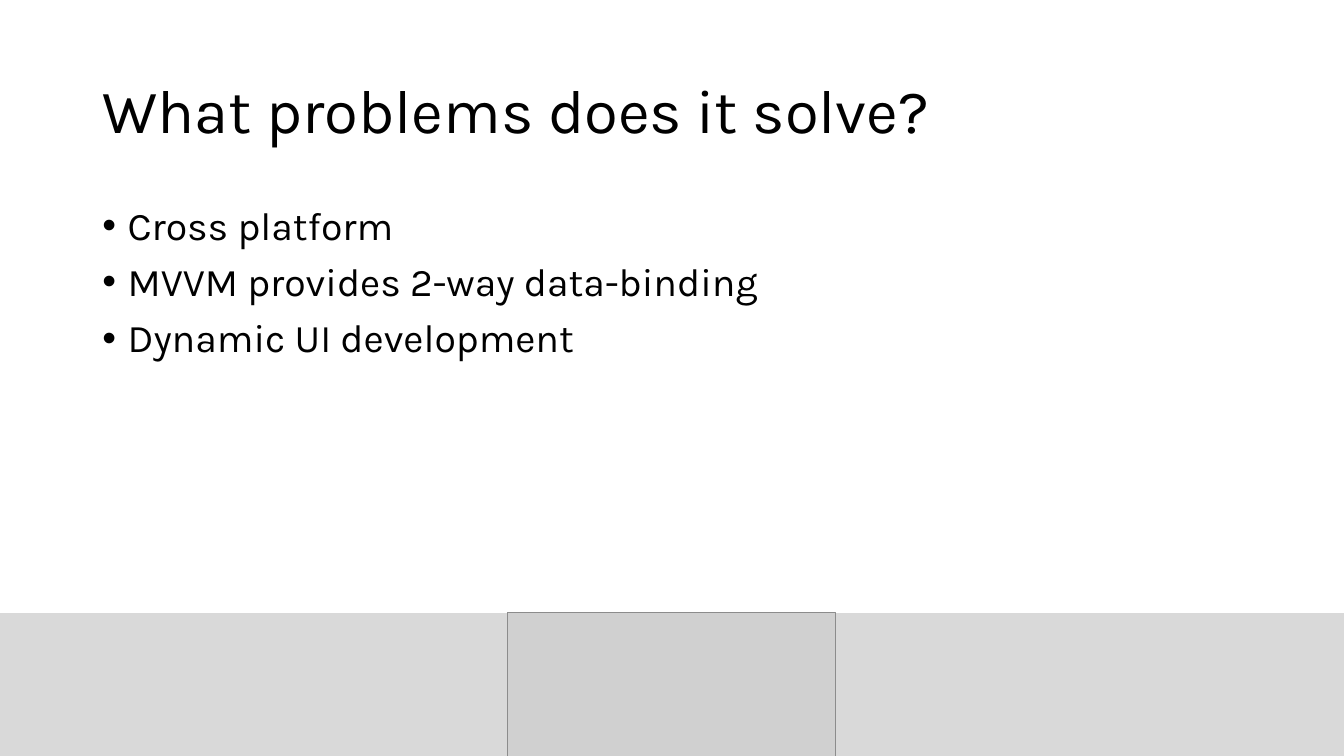
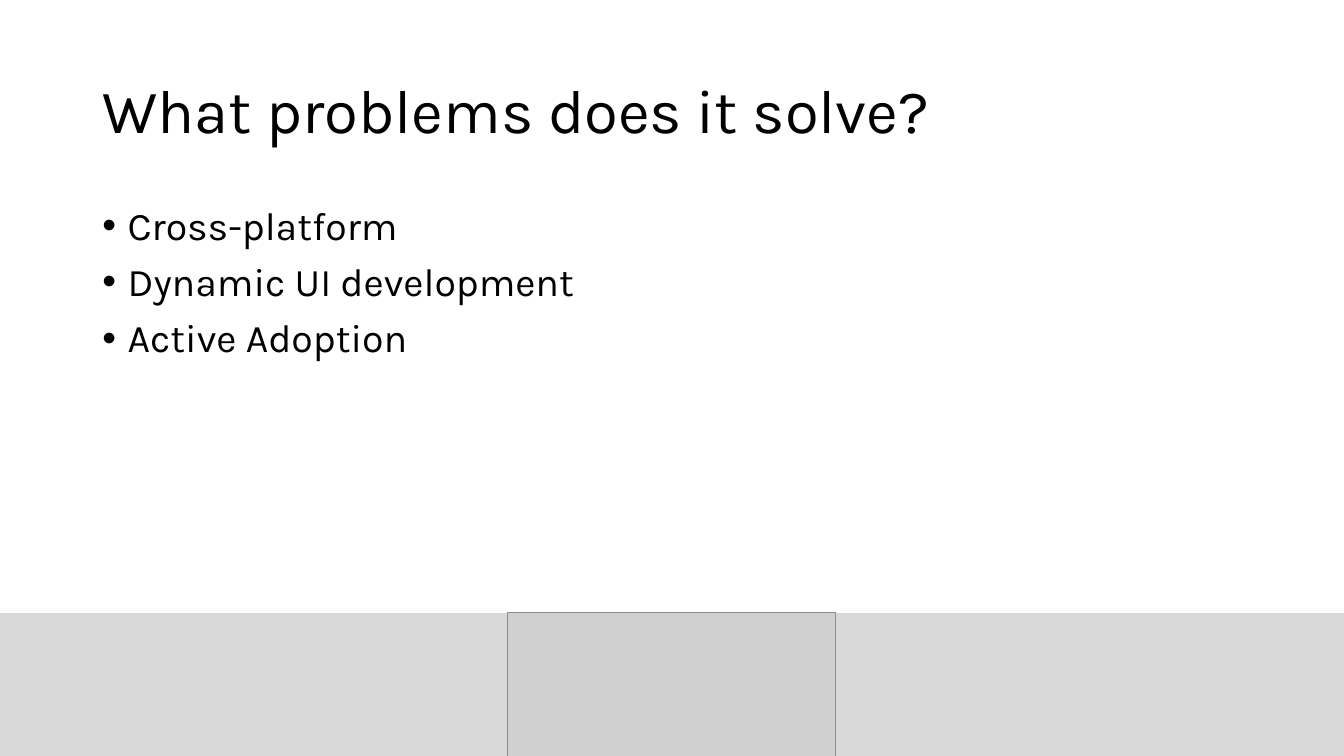
Before and after one commit to sebivenlo/esd-2024-avaloniaui, a slide deck: slide 7 of presentation/AvaloniaUI_presentation_GlennChanges.pptx. Drawn at 1344x756 pixels with LibreOffice and Linux fonts; fonts in the diff are those of the drawing; grey boxes stand for pictures. Boxes give left, top, right and bottom in pixels: in the first picture for what was removed or moved away, otherwise in the second. Text is boxed around its words. In the diff, an @@ line names an element or a change of style, - is before the commit and + after.

```diff
--- a/presentation/AvaloniaUI_presentation_GlennChanges.pptx
+++ b/presentation/AvaloniaUI_presentation_GlennChanges.pptx
@@ text at (128, 213, 398, 250): text changed @@
-• Cross platform
-• MVVM provides 2-way data-binding
+• Cross-platform
@@ text at (128, 325, 407, 362): paragraph added @@
+• Active Adoption
```
Also in this commit, not shown: 3 other slides changed.
